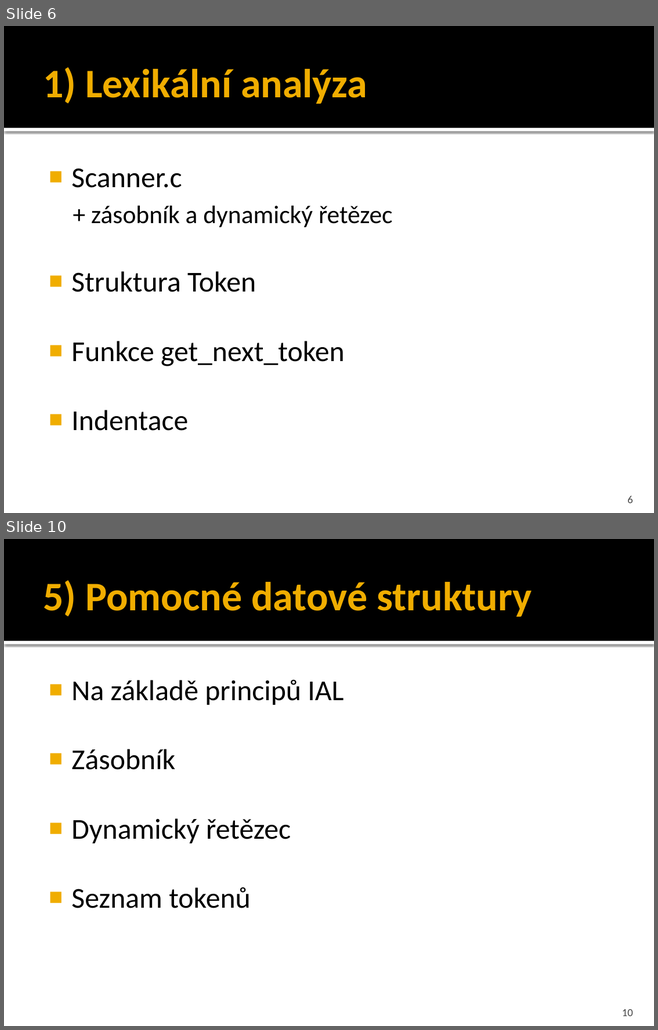
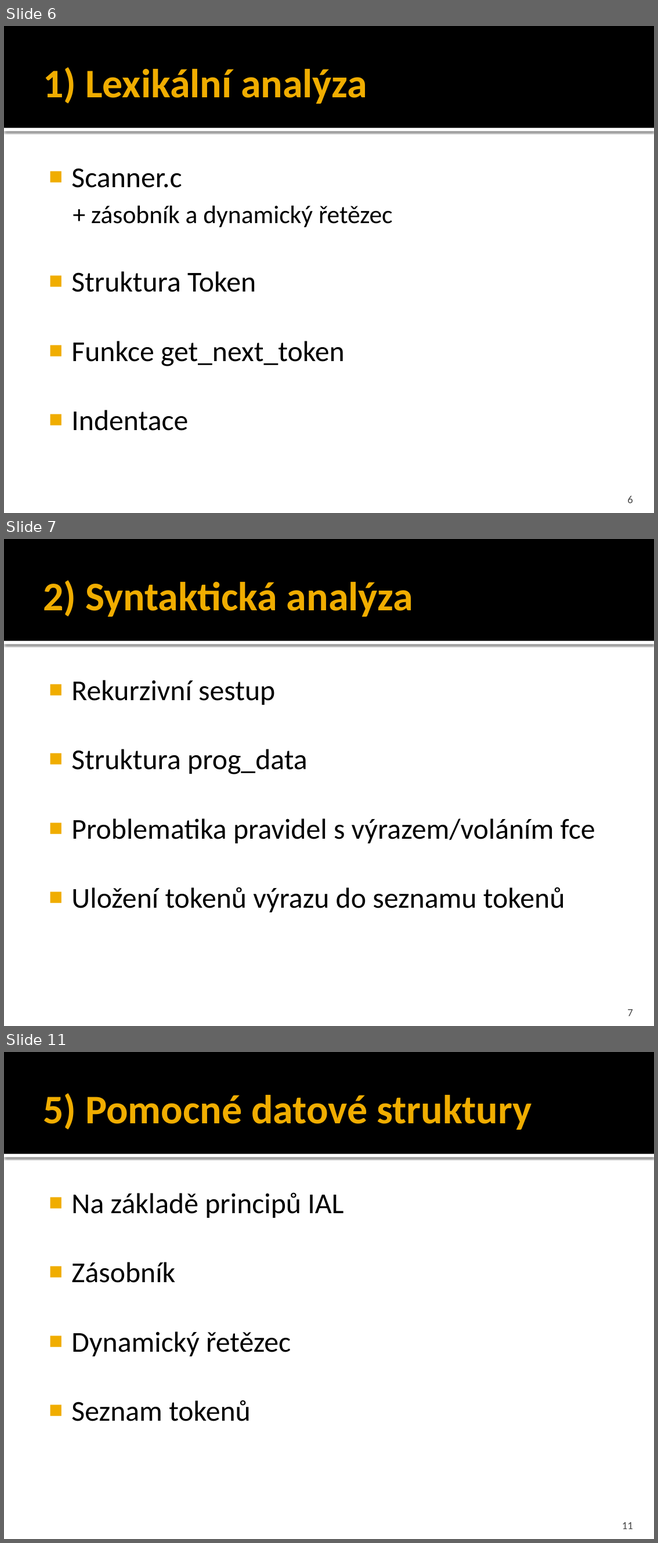
Before and after one commit to Jetlebovec/IFJ_2019_JJJJ, a slide deck: IFJ.pptx. Shown one above the other, each under a label of ours: slides 6 and 10 before the commit, slides 6, 7 and 11 after it; the slides between them are not shown. The pictures are 658x1030 and 658x1543 pixels, drawn with LibreOffice and Linux fonts; fonts in the diff are those of the drawing. Boxes give left, top, right and bottom in pixels: in the first picture for what was removed or moved away, otherwise in the second. Text is boxed around its words. In the diff, an @@ line names an element or a change of style, - is before the commit and + after.

```diff
--- a/IFJ.pptx
+++ b/IFJ.pptx
@@ slide 7 added at [4,539,654,1026], background #FFFFFF; not listed: 2 template elements that a slide beside it also shows @@
@@ title added at [43,580,413,617], 45 pt, text #F0AD00, bold @@
+2) Syntaktická analýza
@@ text added at [71,680,595,913], 32 pt, text #000000 @@
+■ Rekurzivní sestup
+■ Struktura prog_data
+■ Problematika pravidel s výrazem/voláním fce
+■ Uložení tokenů výrazu do seznamu tokenů
@@ page number added at [627,1009,632,1016], 12 pt, text #454545 @@
+7
@@ what was slide 10 is now slide 11 @@
@@ page number at [622,1522,633,1529]: text changed @@
-10
+11
```
Also in this commit, not shown: 3 slides changed, 2 other slides added, 2 slides removed.
